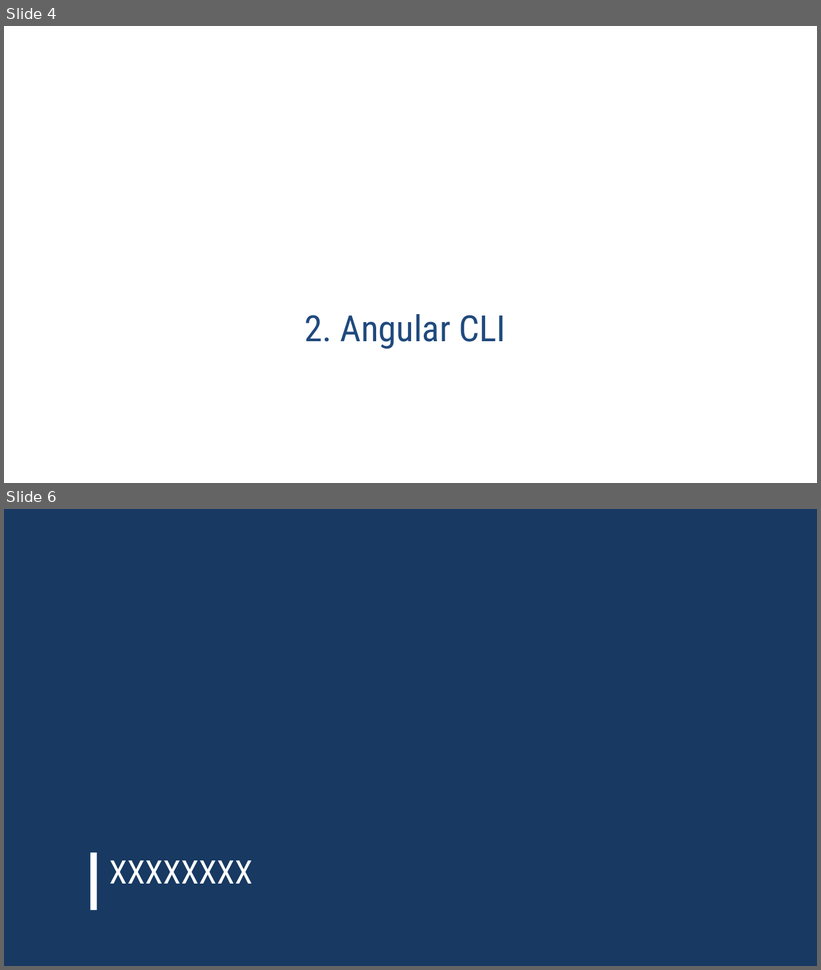
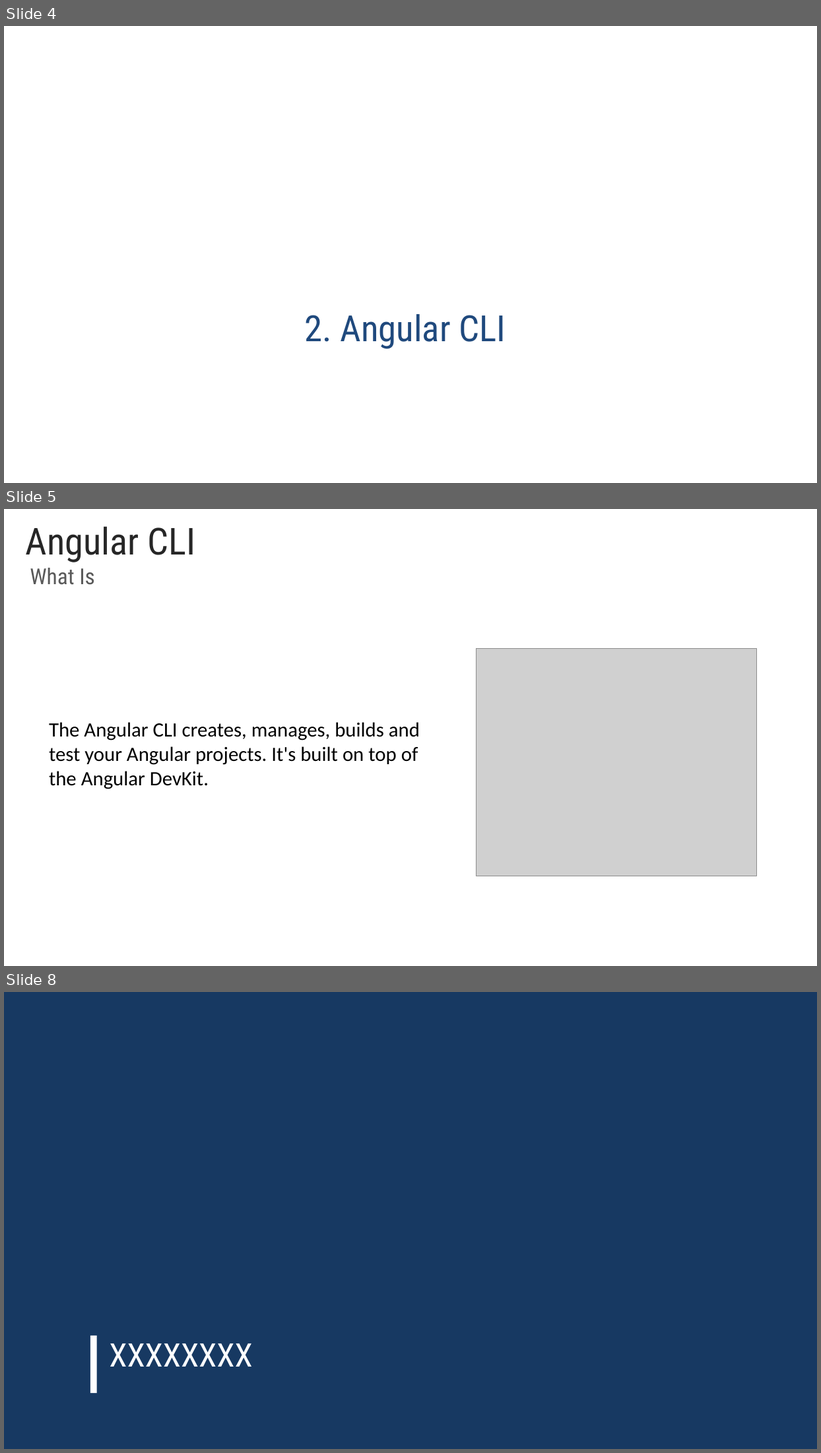
Before and after one commit to rached193/AngularWorkshop-20181116, a slide deck: 02_angular_cli/02_angular_cli.pptx. Shown one above the other, each under a label of ours: slides 4 and 6 before the commit, slides 4, 5 and 8 after it; the slides between them are not shown. The pictures are 821x970 and 821x1453 pixels, drawn with LibreOffice and Linux fonts; fonts in the diff are those of the drawing; grey boxes stand for pictures; background and template pictures are left out. Boxes give left, top, right and bottom in pixels: in the first picture for what was removed or moved away, otherwise in the second. Text is boxed around its words. In the diff, an @@ line names an element or a change of style, - is before the commit and + after.

Commit message:
Presentacion  angular cli

```diff
--- a/02_angular_cli/02_angular_cli.pptx
+++ b/02_angular_cli/02_angular_cli.pptx
@@ slide 5 added at bbox=[4, 509, 817, 966], background #FFFFFF @@
@@ title added at bbox=[26, 526, 195, 562], 44 pt, text #262626 @@
+Angular CLI
@@ text added at bbox=[30, 568, 95, 585], 26 pt, text #595959 @@
+What Is
@@ picture added at bbox=[476, 649, 757, 876] @@
@@ text added at bbox=[49, 722, 420, 789], 24 pt, text #000000 @@
+The Angular CLI creates, manages, builds and test your Angular projects. It's built on top of the Angular DevKit.
@@ what was slide 6 is now slide 8 @@
```
Also in this commit, not shown: 1 slide changed, 2 other slides added, 1 slide removed.
